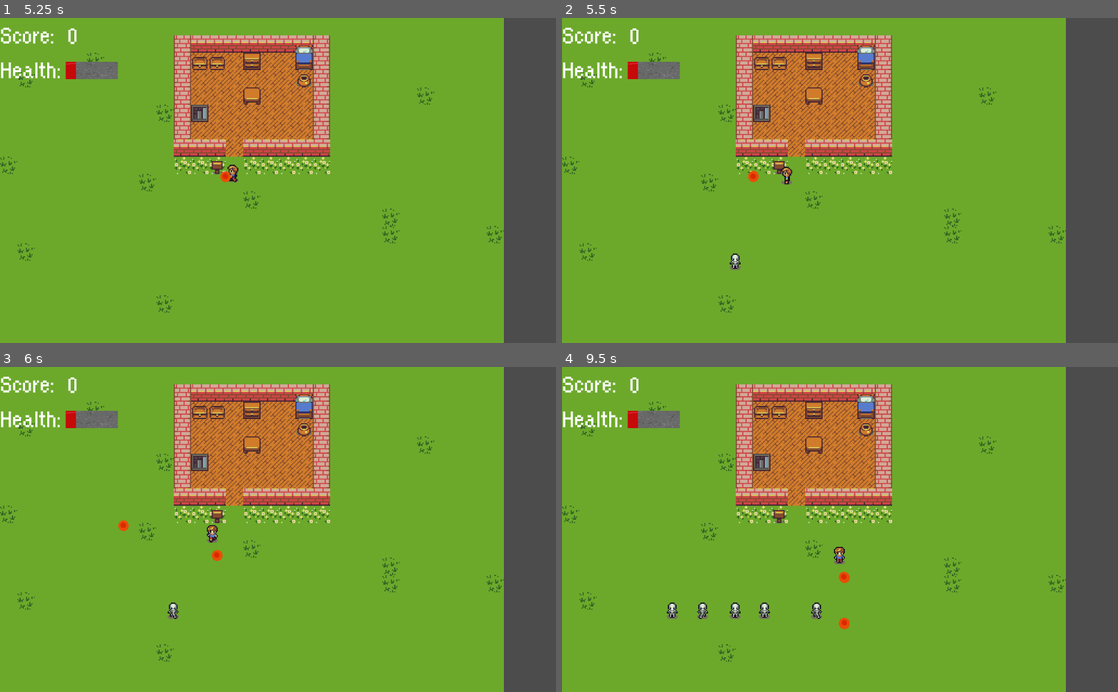
Above: before the commit, frames 1-4 (two rows, left to right).
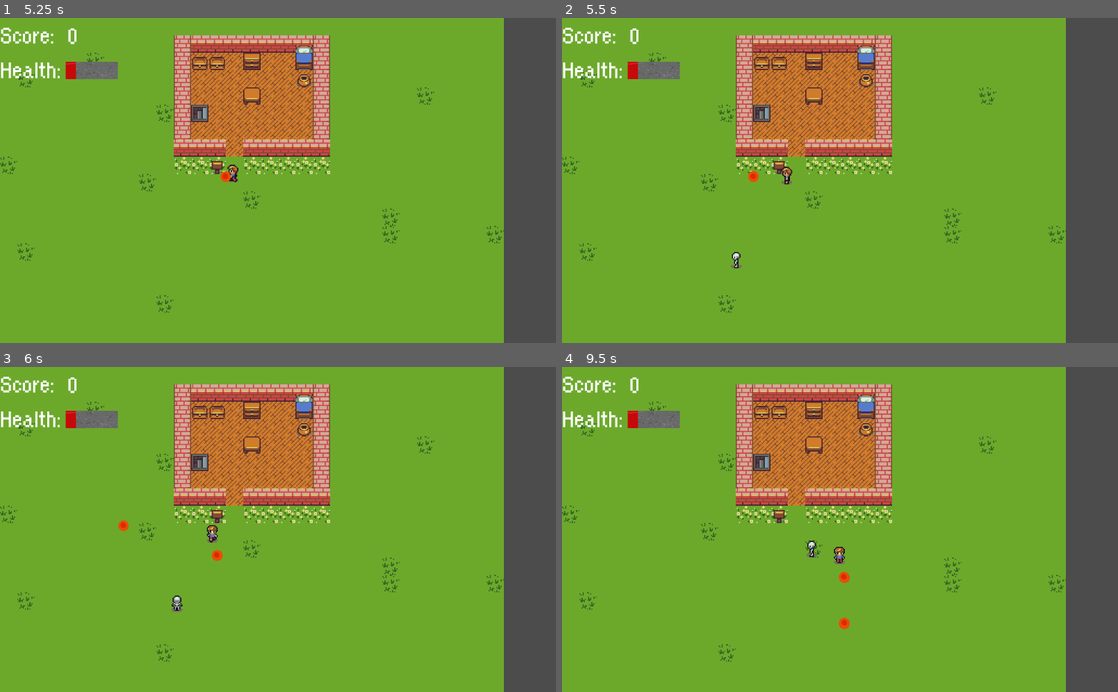
Above: after the commit, the same moments.

Repository: konsvasi/zombie_defender
Game: Godot game, scene res://Scenes/SplashScreen.tscn
Same seed, same stepped clock (60 frames per second), same inputs: the game is played once before the commit and once after it.
Inputs:
- Up to frame 1 (5.25 s): hold Right (ui_right) 0.53-1.28 s; hold Space (shoot) 0.53-1.28 s; hold Down (ui_down) 1.28-2.03 s; tap Space (shoot) at 1.35, 2.85, 3.5, 5.1 s; hold Right (ui_right) 2.03-2.78 s; hold Space (shoot) 2.03-2.78 s; tap Enter at 2.75, 5 s; hold Up (ui_up) 2.78-3.53 s; hold Left (ui_left) 3.53-4.25 s; hold Space (shoot) 3.53-4.25 s; click "New Game" at 4.25 s; hold Left (ui_left) from 5.03 s (still down)
- Up to frame 2 (5.5 s): keep holding Left (ui_left)
- Up to frame 3 (6 s): release Left (ui_left) at 5.78 s; hold Down (ui_down) from 5.78 s (still down); hold Space (shoot) from 5.78 s (still down)
- Up to frame 4 (9.5 s): release Down (ui_down) at 6.53 s; release Space (shoot) at 6.53 s; hold Right (ui_right) 6.53-7.28 s; tap Space (shoot) at 6.6, 8.1 s; hold Up (ui_up) 7.28-8.03 s; hold Space (shoot) 7.28-8.03 s; hold Right (ui_right) 8.03-8.78 s; hold Down (ui_down) from 8.78 s (still down); hold Space (shoot) from 8.78 s (still down)

Frame 1 is identical in both runs. In frame 2, less than 0.1% of the frame differs, in the area x 30-33%, y 72-78%; in frame 3, 0.1%; in frame 4, 0.5%, in the area x 18-47%, y 53-78%.

Commit message:
added enemy movement and animations WIP

Diff:
--- a/Scenes/Enemy.tscn
+++ b/Scenes/Enemy.tscn
@@ -5,12 +5,12 @@
 [ext_resource path="res://Tilesets/monster_animations/monster_walk_up_1.png" type="Texture" id=3]
 [ext_resource path="res://Tilesets/monster_animations/monster_walk_up_2.png" type="Texture" id=4]
 [ext_resource path="res://Tilesets/monster_animations/monster_walk_up_3.png" type="Texture" id=5]
-[ext_resource path="res://Tilesets/monster_animations/monster_walk_down_2.png" type="Texture" id=6]
-[ext_resource path="res://Tilesets/monster_animations/monster_walk_down_3.png" type="Texture" id=7]
-[ext_resource path="res://Tilesets/monster_animations/dead_zombie.png" type="Texture" id=8]
-[ext_resource path="res://Tilesets/monster_animations/monster_walk_right_1.png" type="Texture" id=9]
-[ext_resource path="res://Tilesets/monster_animations/monster_walk_right_2.png" type="Texture" id=10]
-[ext_resource path="res://Tilesets/monster_animations/monster_walk_right_3.png" type="Texture" id=11]
+[ext_resource path="res://Tilesets/monster_animations/dead_zombie.png" type="Texture" id=6]
+[ext_resource path="res://Tilesets/monster_animations/monster_walk_right_1.png" type="Texture" id=7]
+[ext_resource path="res://Tilesets/monster_animations/monster_walk_right_2.png" type="Texture" id=8]
+[ext_resource path="res://Tilesets/monster_animations/monster_walk_right_3.png" type="Texture" id=9]
+[ext_resource path="res://Tilesets/monster_animations/monster_walk_down_2.png" type="Texture" id=10]
+[ext_resource path="res://Tilesets/monster_animations/monster_walk_down_3.png" type="Texture" id=11]
 [ext_resource path="res://Tilesets/monster_animations/monster_walk_left_1.png" type="Texture" id=12]
 [ext_resource path="res://Tilesets/monster_animations/monster_walk_left_2.png" type="Texture" id=13]
 [ext_resource path="res://Tilesets/monster_animations/monster_walk_left_3.png" type="Texture" id=14]
@@ -28,19 +28,19 @@
 "name": "walk_up",
 "speed": 5.0
 }, {
-"frames": [ ExtResource( 2 ), ExtResource( 6 ), ExtResource( 2 ), ExtResource( 7 ) ],
-"loop": true,
-"name": "walk_down",
-"speed": 5.0
-}, {
-"frames": [ ExtResource( 8 ) ],
+"frames": [ ExtResource( 6 ) ],
 "loop": true,
 "name": "dead",
 "speed": 5.0
 }, {
-"frames": [ ExtResource( 9 ), ExtResource( 10 ), ExtResource( 9 ), ExtResource( 11 ) ],
+"frames": [ ExtResource( 7 ), ExtResource( 8 ), ExtResource( 7 ), ExtResource( 9 ) ],
 "loop": true,
 "name": "walk_right",
+"speed": 5.0
+}, {
+"frames": [ ExtResource( 2 ), ExtResource( 10 ), ExtResource( 2 ), ExtResource( 11 ) ],
+"loop": true,
+"name": "walk_down",
 "speed": 5.0
 }, {
 "frames": [ ExtResource( 12 ), ExtResource( 13 ), ExtResource( 12 ), ExtResource( 14 ) ],
@@ -60,7 +60,7 @@
 custom_solver_bias = 0.0
 radius = 14.4911
 
-[node name="skeleton" type="KinematicBody2D" groups=[
+[node name="skeleton" type="KinematicBody2D" index="0" groups=[
 "enemy_group",
 ]]
 
--- a/Scenes/Player.tscn
+++ b/Scenes/Player.tscn
@@ -5,14 +5,14 @@
 [ext_resource path="res://Tilesets/walk_up_1.png" type="Texture" id=3]
 [ext_resource path="res://Tilesets/walk_up_2.png" type="Texture" id=4]
 [ext_resource path="res://Tilesets/walk_up_3.png" type="Texture" id=5]
-[ext_resource path="res://Tilesets/walk_down_2.png" type="Texture" id=6]
-[ext_resource path="res://Tilesets/walk_down_3.png" type="Texture" id=7]
-[ext_resource path="res://Tilesets/walk_left_1.png" type="Texture" id=8]
-[ext_resource path="res://Tilesets/walk_left_2.png" type="Texture" id=9]
-[ext_resource path="res://Tilesets/walk_left_3.png" type="Texture" id=10]
-[ext_resource path="res://Tilesets/walk_right_1.png" type="Texture" id=11]
-[ext_resource path="res://Tilesets/walk_right_2.png" type="Texture" id=12]
-[ext_resource path="res://Tilesets/walk_right_3.png" type="Texture" id=13]
+[ext_resource path="res://Tilesets/walk_right_1.png" type="Texture" id=6]
+[ext_resource path="res://Tilesets/walk_right_2.png" type="Texture" id=7]
+[ext_resource path="res://Tilesets/walk_right_3.png" type="Texture" id=8]
+[ext_resource path="res://Tilesets/walk_down_2.png" type="Texture" id=9]
+[ext_resource path="res://Tilesets/walk_down_3.png" type="Texture" id=10]
+[ext_resource path="res://Tilesets/walk_left_1.png" type="Texture" id=11]
+[ext_resource path="res://Tilesets/walk_left_2.png" type="Texture" id=12]
+[ext_resource path="res://Tilesets/walk_left_3.png" type="Texture" id=13]
 
 [sub_resource type="SpriteFrames" id=1]
 
@@ -27,19 +27,19 @@
 "name": "walk_up",
 "speed": 10.0
 }, {
-"frames": [ ExtResource( 2 ), ExtResource( 6 ), ExtResource( 2 ), ExtResource( 7 ) ],
+"frames": [ ExtResource( 6 ), ExtResource( 7 ), ExtResource( 6 ), ExtResource( 8 ) ],
+"loop": true,
+"name": "walk_right",
+"speed": 10.0
+}, {
+"frames": [ ExtResource( 2 ), ExtResource( 9 ), ExtResource( 2 ), ExtResource( 10 ) ],
 "loop": true,
 "name": "walk_down",
 "speed": 10.0
 }, {
-"frames": [ ExtResource( 8 ), ExtResource( 9 ), ExtResource( 8 ), ExtResource( 10 ) ],
+"frames": [ ExtResource( 11 ), ExtResource( 12 ), ExtResource( 11 ), ExtResource( 13 ) ],
 "loop": true,
 "name": "walk_left",
-"speed": 10.0
-}, {
-"frames": [ ExtResource( 11 ), ExtResource( 12 ), ExtResource( 11 ), ExtResource( 13 ) ],
-"loop": true,
-"name": "walk_right",
 "speed": 10.0
 } ]
 _sections_unfolded = [ "Resource" ]
@@ -58,7 +58,7 @@
 collision_mask = 17
 collision/safe_margin = 0.08
 script = ExtResource( 1 )
-_sections_unfolded = [ "Collision", "Transform" ]
+_sections_unfolded = [ "Collision", "Transform", "collision" ]
 
 [node name="Sprite" type="AnimatedSprite" parent="." index="0"]
 
--- a/Scripts/World.gd
+++ b/Scripts/World.gd
@@ -32,8 +32,8 @@
 	enemy.get_node("AnimatedSprite").play("walk_down")
 
 	enemyCount += 1
-	#if enemyCount >= 10:
-	#	$enemyTimer.stop()
+	if enemyCount == 1:
+		$enemyTimer.stop()
 
 
 	enemy.position = $EnemyPath/spawnLocation.position
--- a/Scripts/skeleton.gd
+++ b/Scripts/skeleton.gd
@@ -4,16 +4,22 @@
 
 #Damage inflicted by enemy
 const DAMAGE = 3
+const SPEED = 20
+
+var pursuing = false
+var dead = false
+var previousMotion = Vector2()
 
 func _ready():
 	self.add_to_group("enemy_group")
 
 func _process(delta):
-	pass
+	if !dead:
+		walk(delta)
 
 func died():
+	dead = true
 	$AnimatedSprite.play("dead")
-
 	#Wait for a second before removing node from scene
 	#TODO: fade out animation instead of instantly deleting enemy
 	$Fade_Timer.start()
@@ -22,5 +28,57 @@
 
 
 func _on_Area2D_body_entered( body ):
-	if body.get_name() == "Player":
+	if body.get_name() == "Player" && !dead:
+		print("damage")
 		global.Player.getDamage(DAMAGE)
+
+
+func walk(delta):
+	var playerPos = global.Player.position
+	var enemyPos = self.position
+	var pursuingSpeed = 1
+
+	if pursuing:
+		pursuingSpeed = 2.5
+
+	if enemyPos.distance_to(playerPos) < 150:
+		pursuing = true
+	else:
+		pursuing = false
+
+	var motion = (playerPos - enemyPos).normalized()
+	walk_animation(motion)
+	previousMotion = motion
+	enemyPos += motion * SPEED * delta * pursuingSpeed
+	self.position = enemyPos
+
+
+func walk_animation(motion):
+	#print(motion.x < previousMotion.x)
+	var newMotion = (motion - previousMotion).normalized()
+	var rateX = motion.x - previousMotion.x
+	var rateY = motion.y - previousMotion.y
+
+	print("rateX: ", rateX)
+	print("rateY: ", rateY)
+
+	if rateX < 0 and rateY > 0:
+		if rateX < rateY:
+			$AnimatedSprite.play("walk_left")
+		else:
+			$AnimatedSprite.play("walk_up")
+	elif rateX > 0 and rateY > 0:
+		if rateX < rateY:
+			$AnimatedSprite.play("walk_right")
+		else:
+			$AnimatedSprite.play("walk_up")
+	elif rateX < 0 and rateY < 0:
+		if rateX < rateY:
+			$AnimatedSprite.play("walk_left")
+		else:
+			$AnimatedSprite.play("walk_down")
+	else:
+		if rateX < rateY:
+			$AnimatedSprite.play("walk_left")
+		else:
+			$AnimatedSprite.play("walk_up")
